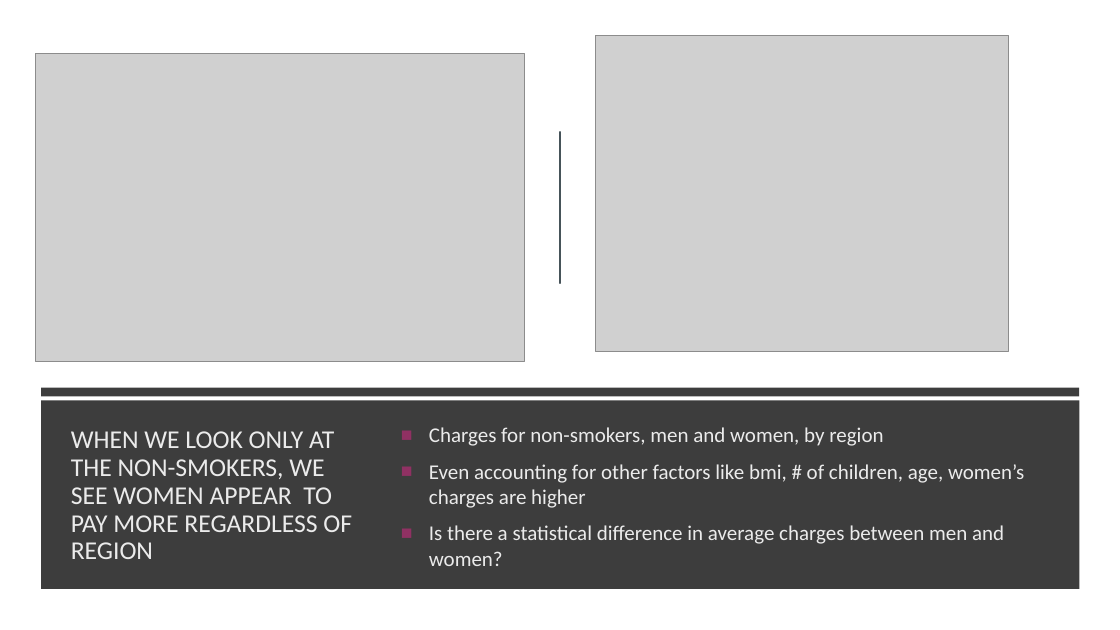
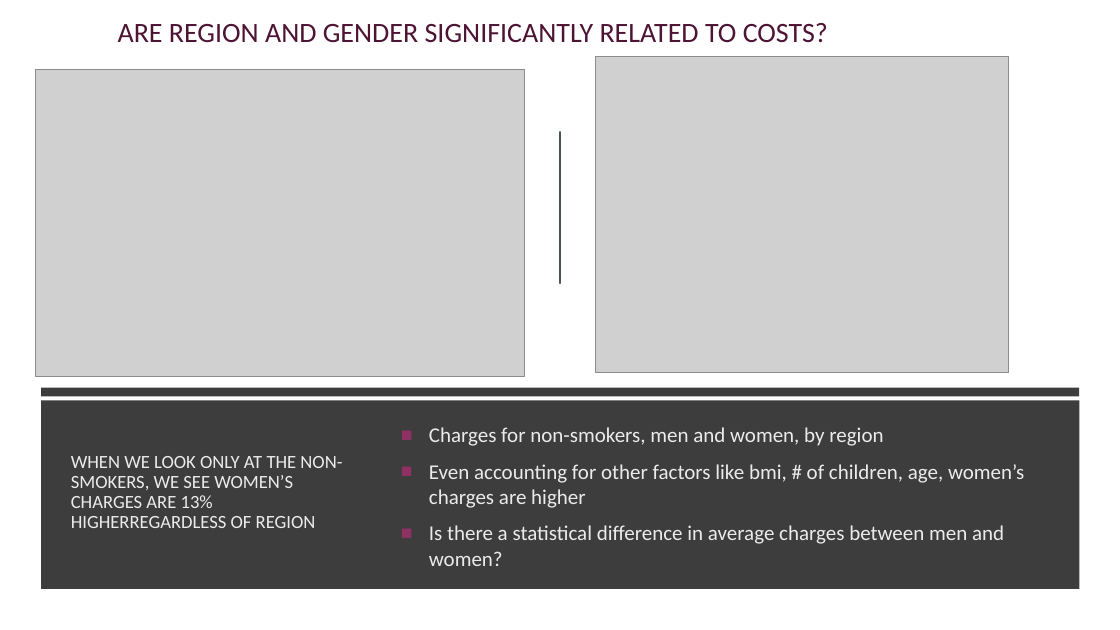
Before and after one commit to Dewalk/final_capstone, a slide deck: slide 8 of Presentation6.pptx (slide 7 before the commit). Drawn at 1120x630 pixels with LibreOffice and Linux fonts; fonts in the diff are those of the drawing; grey boxes stand for pictures. Boxes give left, top, right and bottom in pixels: in the first picture for what was removed or moved away, otherwise in the second. Text is boxed around its words. In the diff, an @@ line names an element or a change of style, - is before the commit and + after.

```diff
--- a/Presentation6.pptx
+++ b/Presentation6.pptx
@@ text added at bbox=[118, 23, 828, 42], 24 pt, text #4D1434 @@
+ARE REGION AND GENDER SIGNIFICANTLY RELATED TO COSTS?
@@ picture: place and size @@
-picture at bbox=[595, 36, 1008, 352]
+picture at bbox=[595, 57, 1008, 373]
@@ picture: place and size @@
-picture at bbox=[35, 54, 525, 361]
+picture at bbox=[35, 69, 525, 376]
@@ title at bbox=[71, 456, 342, 528]: text changed; size 22 to 16 pt @@
-WHEN WE LOOK ONLY AT THE NON-SMOKERS, WE SEE WOMEN APPEAR TO PAY MORE REGARDLESS OF REGION
+WHEN WE LOOK ONLY AT THE NON-SMOKERS, WE SEE WOMEN’S CHARGES ARE 13% HIGHERREGARDLESS OF REGION
```
Also in this commit, not shown: 4 other slides changed, 5 slides added, 4 slides removed, 9 other files.
